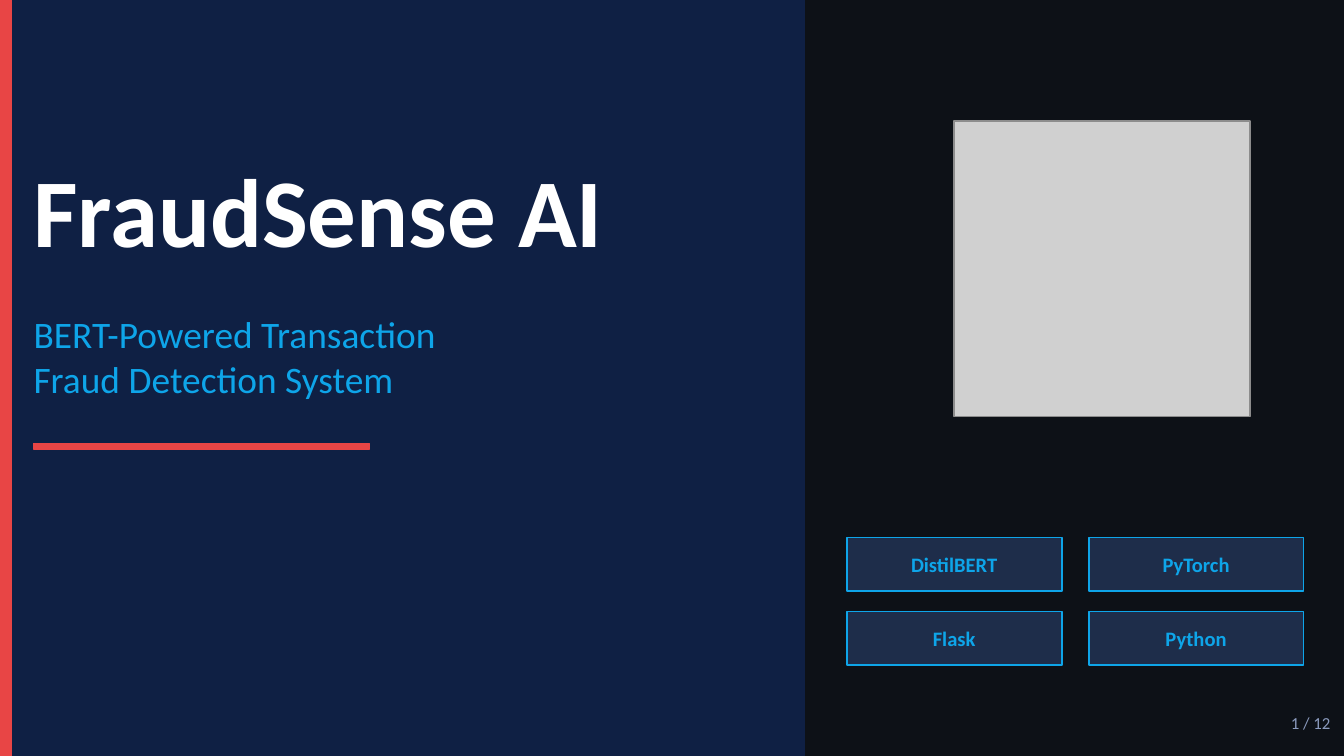
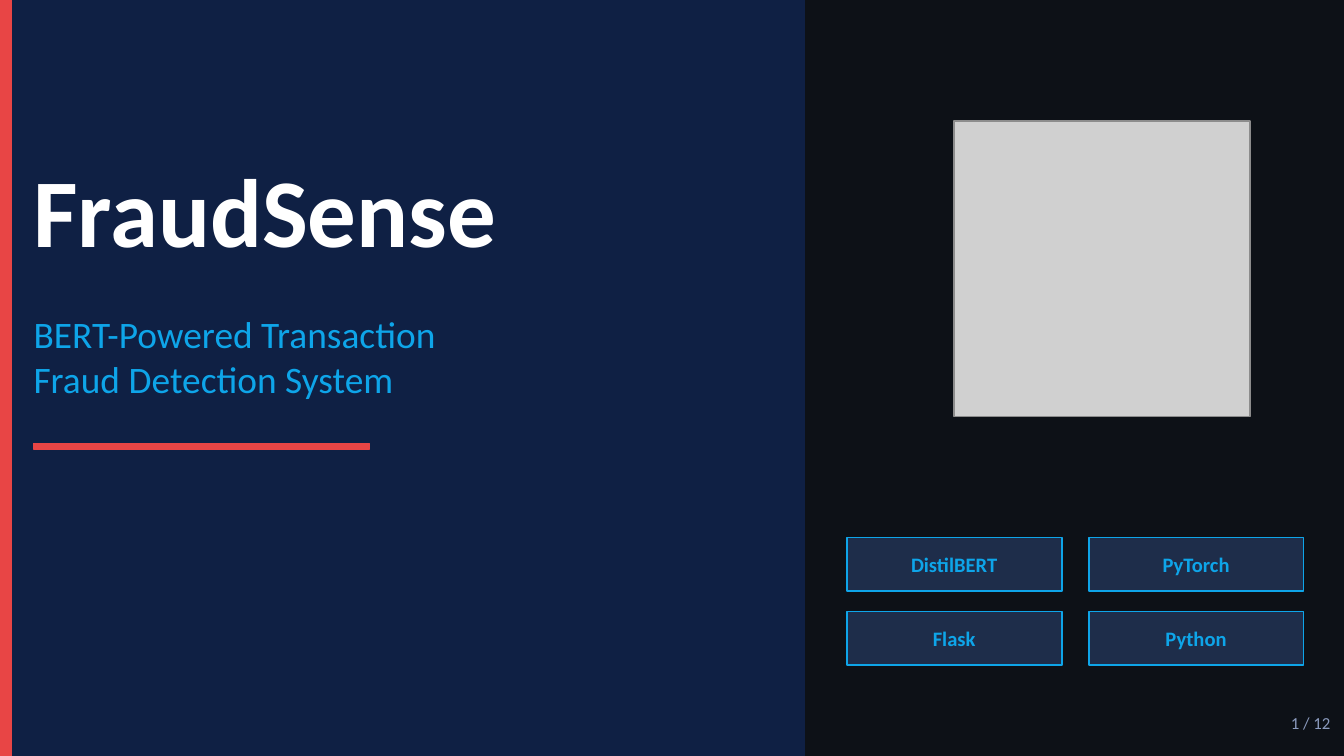
Before and after one commit to abhrojit1/Milestone-project-transaction-fraud, a slide deck: slide 1 of Milestone project presentation.pptx. Drawn at 1344x756 pixels with LibreOffice and Linux fonts; fonts in the diff are those of the drawing; grey boxes stand for pictures. Boxes give left, top, right and bottom in pixels: in the first picture for what was removed or moved away, otherwise in the second. Text is boxed around its words. In the diff, an @@ line names an element or a change of style, - is before the commit and + after.

```diff
--- a/Milestone project presentation.pptx
+++ b/Milestone project presentation.pptx
@@ text at (34,179,497,248): text changed @@
-FraudSense AI
+FraudSense
```
Also in this commit, not shown: 1 other file.
